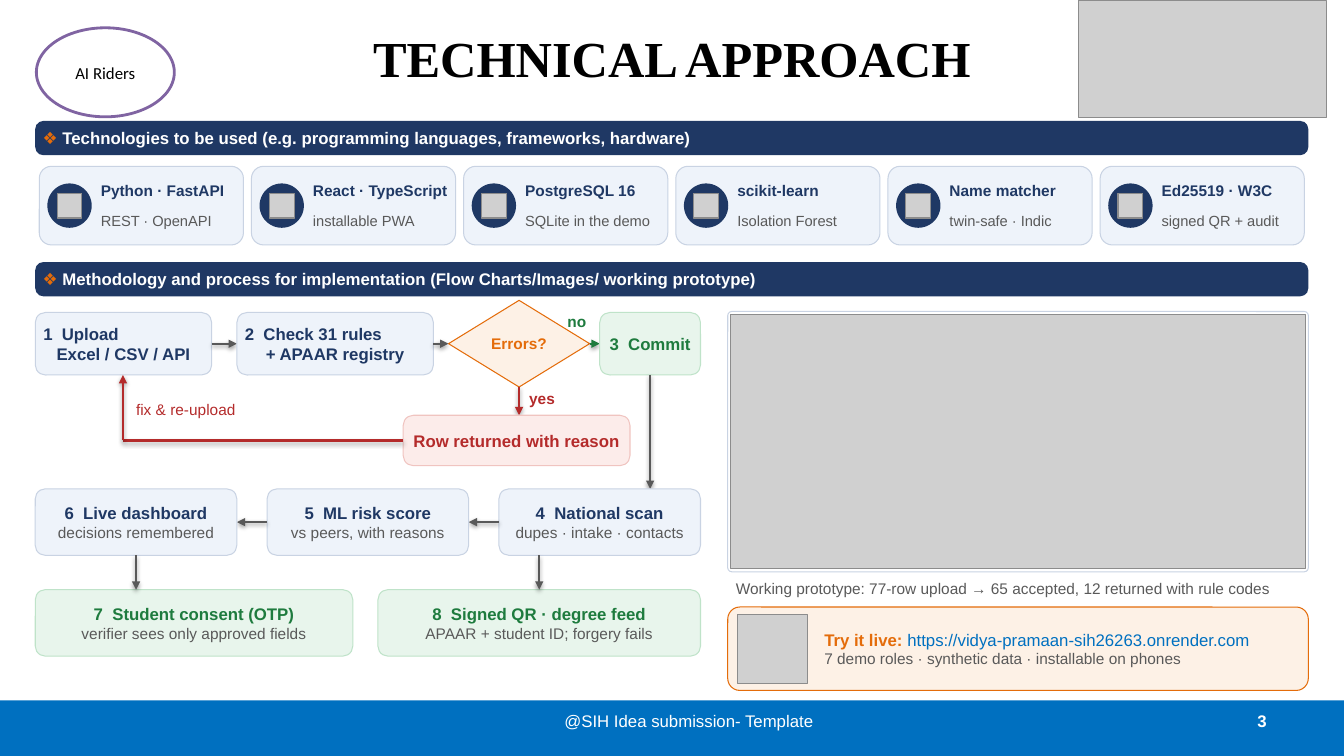
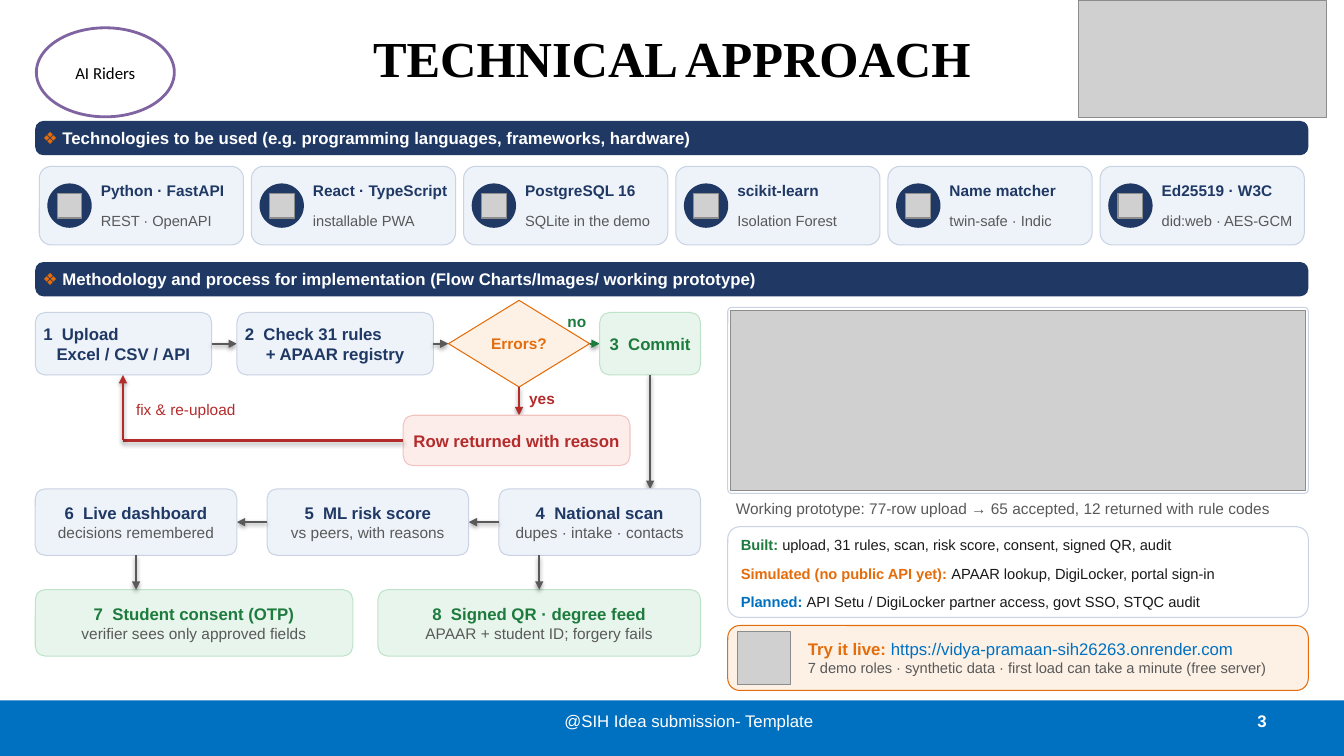
Before and after one commit to Pulkitkh/VidyaPramaan, a slide deck: slide 3 of ppt/SIH26263_AI_Riders_Idea.pptx. Drawn at 1344x756 pixels with LibreOffice and Linux fonts; fonts in the diff are those of the drawing; grey boxes stand for pictures. Boxes give left, top, right and bottom in pixels: in the first picture for what was removed or moved away, otherwise in the second. Text is boxed around its words. In the diff, an @@ line names an element or a change of style, - is before the commit and + after.

Commit message:
Deck: answer the review point by point
- What is new, stated against APAAR, NAD / DigiLocker and ABC
- Built / Simulated / Planned line, so no mock reads as a live integration
- Penalty arithmetic shown (42 x 11 lakh x 5 = 23.1 crore)
- Overstatements removed (live, before any fine, instant, within minutes)
- Held-out twin result shown next to the seeded one; synthetic data and
  officer-decides stated on the feasibility slide
- Unconfirmed rule values marked warn-only; benefits marked expected,
  with pilot measures in the roadmap
- Comparison ticks tied to tests; larger minimum text sizes
- Evidence file (coverage, accessibility) feeds the deck; screenshots refreshed

```diff
--- a/ppt/SIH26263_AI_Riders_Idea.pptx
+++ b/ppt/SIH26263_AI_Riders_Idea.pptx
@@ text at (1162,215,1292,226): text changed @@
-signed QR + audit
+did:web · AES-GCM
@@ rounded rectangle: place and size @@
-rounded rectangle at (728,312,1309,572)
+rounded rectangle at (728,308,1309,494)
@@ rounded rectangle at (728,308,1309,494): proportions changed @@
@@ picture: place and size @@
-picture at (731,315,1306,569)
+picture at (731,311,1306,491)
@@ text "Working prototype: 77-row upload → ...": place and size @@
-text "Working prototype: 77-row upload → ..." at (736,583,1269,597)
+text "Working prototype: 77-row upload → ..." at (736,503,1269,517)
@@ rounded rectangle: place and size @@
-rounded rectangle at (728,607,1309,691)
+rounded rectangle at (728,527,1309,618)
@@ rounded rectangle at (728,527,1309,618): fill #FDF1E6 to #FFFFFF; outline #E46C0A 0.75 pt to #C9D3E3 0.75 pt; proportions changed @@
@@ text added at (741,539,1172,553), 10.5 pt, text #1A1A1A @@
+Built: upload, 31 rules, scan, risk score, consent, signed QR, audit
@@ text added at (741,568,1215,582), 10.5 pt, text #1A1A1A @@
+Simulated (no public API yet): APAAR lookup, DigiLocker, portal sign-in
@@ text added at (741,596,1200,610), 10.5 pt, text #1A1A1A @@
+Planned: API Setu / DigiLocker partner access, govt SSO, STQC audit
@@ rounded rectangle added at (728,626,1309,691), fill #FDF1E6, outline #E46C0A 0.75 pt @@
@@ text "Try it live: https://vidya-pramaan-sih26263.onrender.com": place and size @@
-text "Try it live: https://vidya-pramaan-sih26263.onrender.com" at (824,634,1249,667)
+text "Try it live: https://vidya-pramaan-sih26263.onrender.com" at (808,643,1266,676)
@@ picture: place and size @@
-picture at (738,614,808,684)
+picture at (738,632,790,685)
@@ text at (808,662,1266,676): text changed; size 11 to 10.5 pt @@
-7 demo roles · synthetic data · installable on phones
+7 demo roles · synthetic data · first load can take a minute (free server)
```
Also in this commit, not shown: 4 other slides changed, 33 other files.
